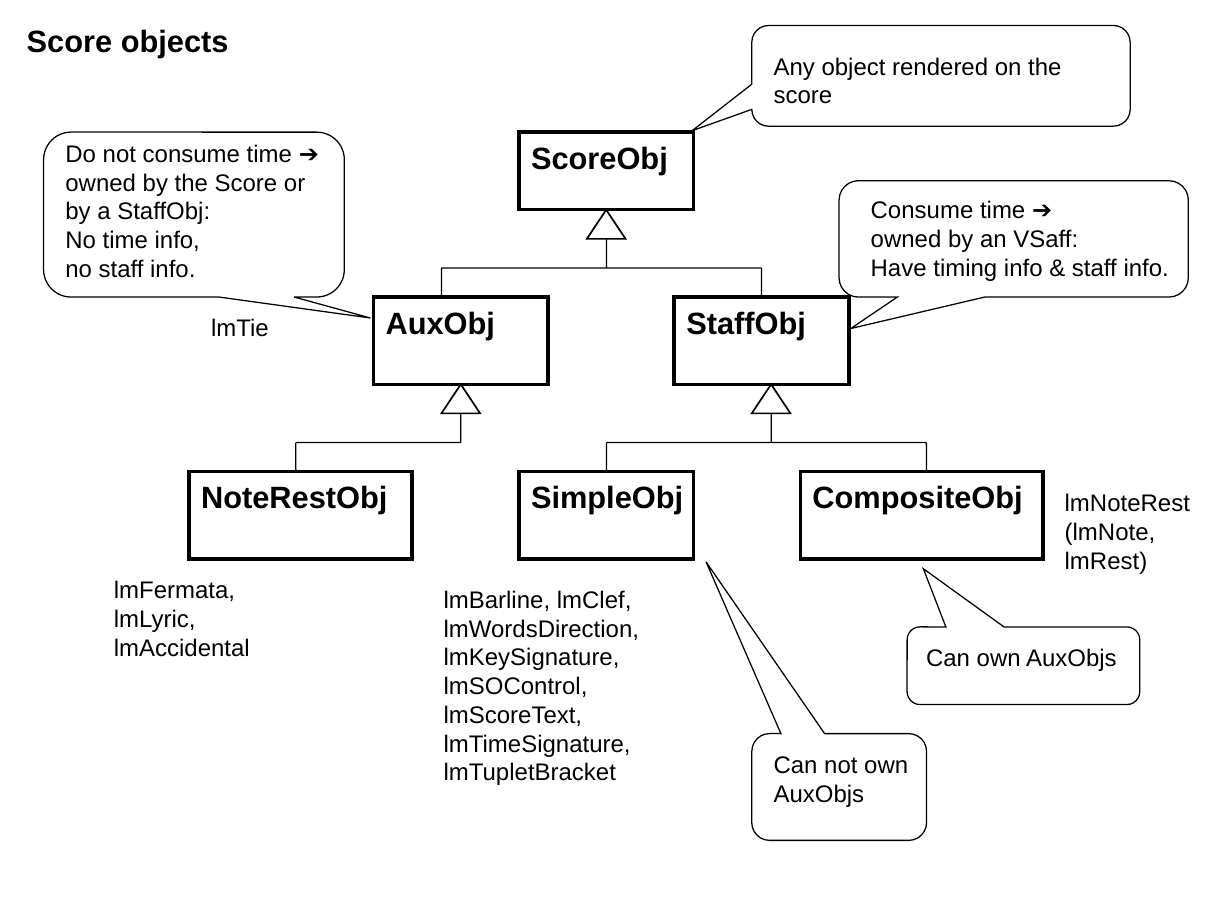
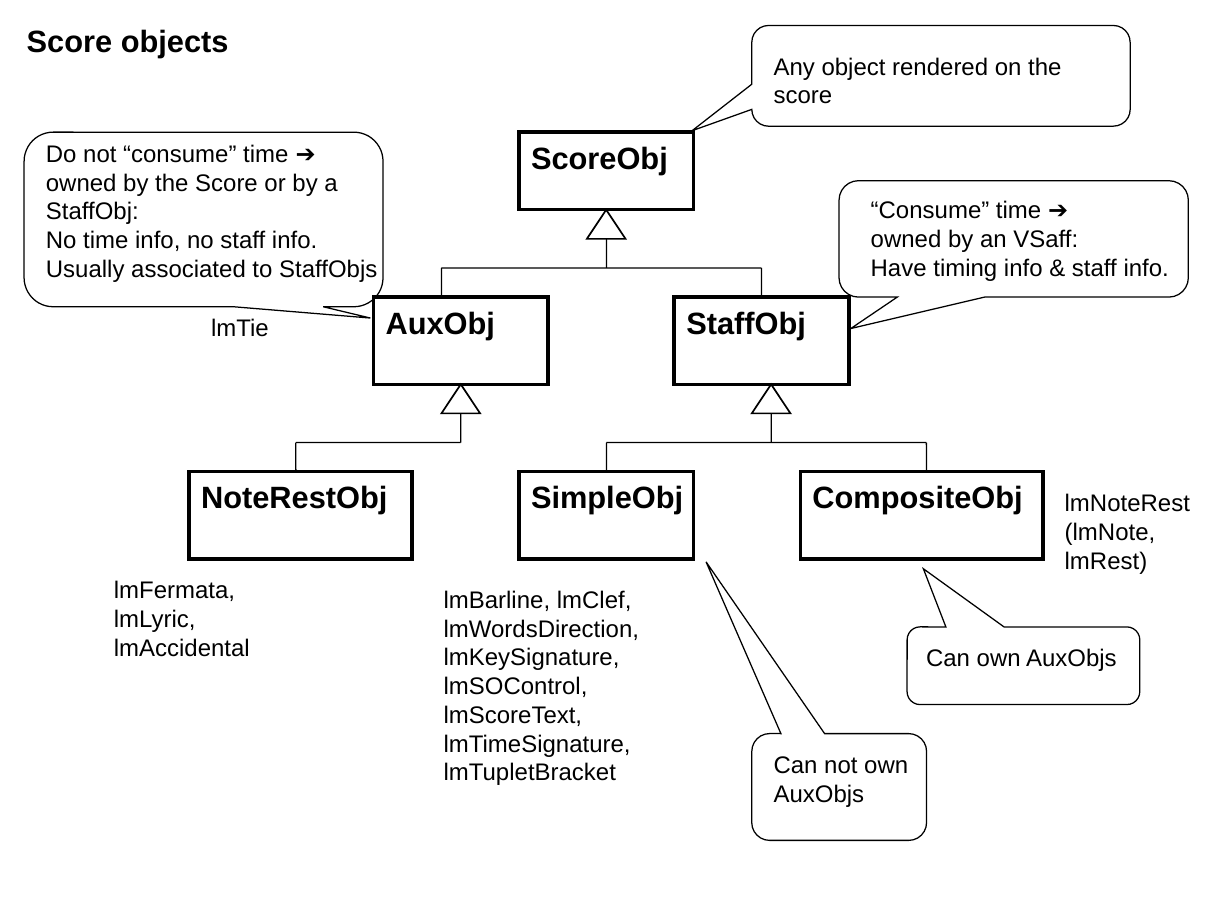
Before and after one commit to lenmus/lenmus, a slide deck: slide 6 of docs/figures/internal_model.ppt. Drawn at 1232x924 pixels with LibreOffice and Linux fonts; fonts in the diff are those of the drawing. Boxes give left, top, right and bottom in pixels: in the first picture for what was removed or moved away, otherwise in the second. Text is boxed around its words. In the diff, an @@ line names an element or a change of style, - is before the commit and + after.

```diff
--- a/docs/figures/internal_model.ppt
+++ b/docs/figures/internal_model.ppt
@@ rounded speech box: place and size @@
-rounded speech box at [43,132,344,297]
+rounded speech box at [25,132,383,307]
@@ rounded speech box at [25,132,383,307]: proportions changed @@
@@ text "Do not “consume” time ➔": place and size @@
-text "Do not “consume” time ➔" at [65,144,305,278]
+text "Do not “consume” time ➔" at [46,144,377,282]
@@ text at [46,144,288,163]: text changed @@
-Do not consume time ➔
+Do not “consume” time ➔
@@ text at [871,200,1041,219]: text changed @@
-Consume time ➔
+“Consume” time ➔
@@ text at [46,230,377,282]: text changed @@
-No time info,
-no staff info.
+No time info, no staff info.
+Usually associated to StaffObjs
```
Also in this commit, not shown: 25 other files.
